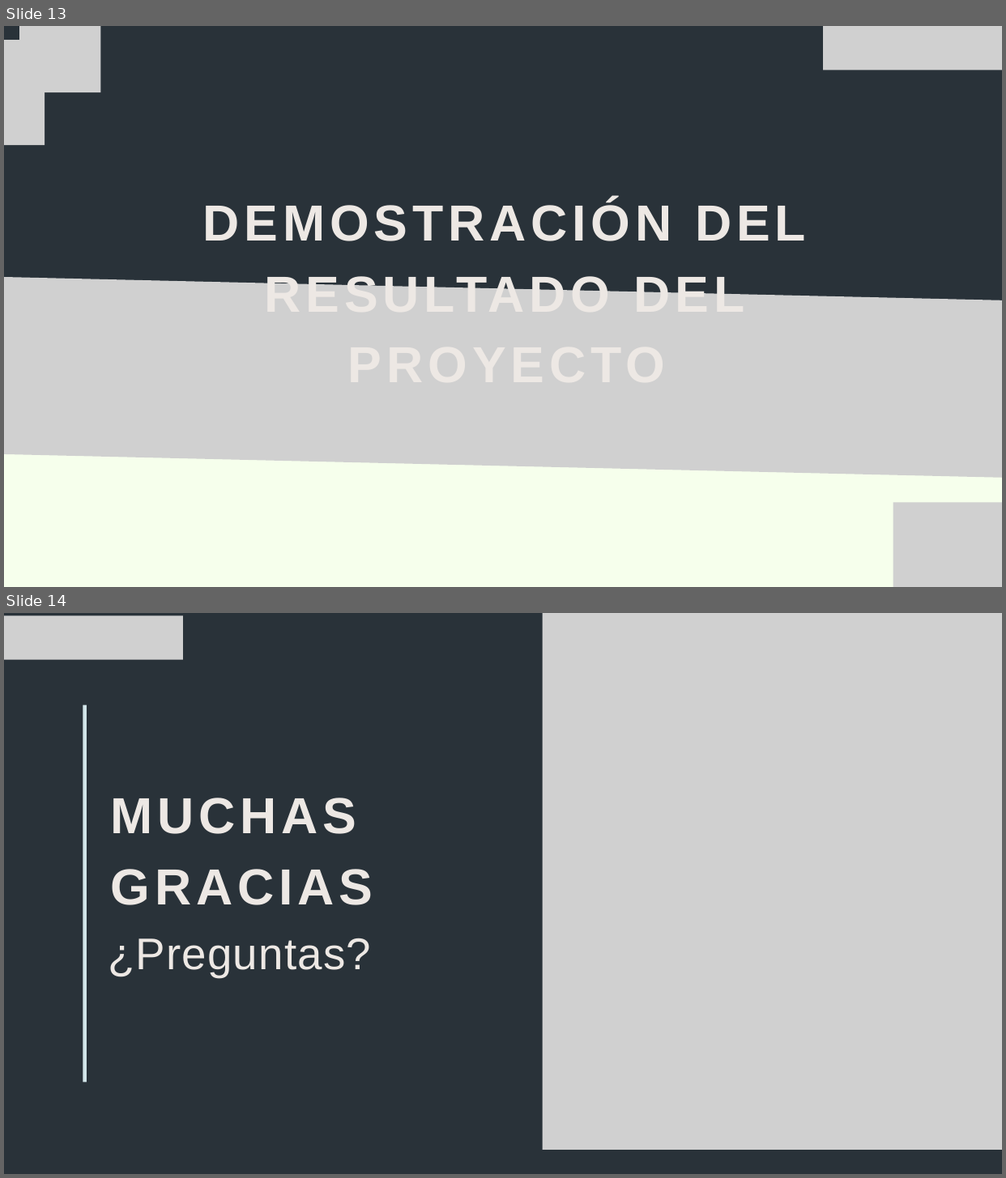
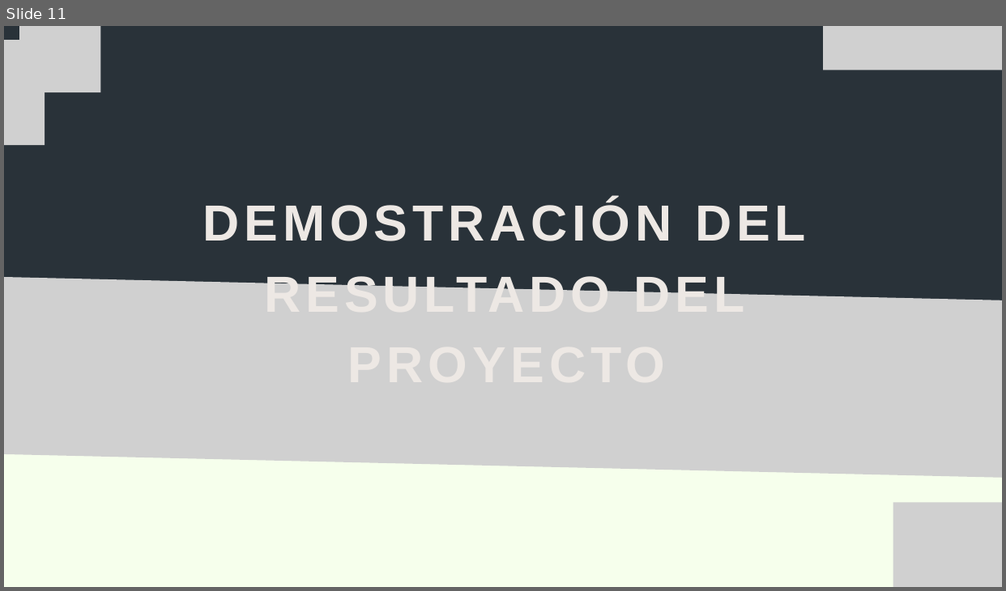
Before and after one commit to Benjamin-Espina/Capstone-2025, a slide deck: Fase 2/Evidencias Proyecto/ServiHos Presentación.pptx. Shown one above the other, each under a label of ours: slides 13 and 14 before the commit, slide 11 after it. The pictures are 1006x1178 and 1006x591 pixels, drawn with LibreOffice and Linux fonts; fonts in the diff are those of the drawing; grey boxes stand for pictures. Boxes give left, top, right and bottom in pixels: in the first picture for what was removed or moved away, otherwise in the second. Text is boxed around its words. In the diff, an @@ line names an element or a change of style, - is before the commit and + after.

```diff
--- a/Fase 2/Evidencias Proyecto/ServiHos Presentación.pptx
+++ b/Fase 2/Evidencias Proyecto/ServiHos Presentación.pptx
@@ slide 14 removed at (x1=4, y1=613, x2=1002, y2=1174), background #293239 @@
@@ picture removed at (x1=4, y1=615, x2=183, y2=659) @@
@@ picture removed at (x1=543, y1=613, x2=1002, y2=1150) @@
@@ line removed from (85, 1083) to (85, 705) @@
@@ text removed at (x1=111, y1=798, x2=373, y2=905) @@
-MUCHAS GRACIAS
@@ text removed at (x1=108, y1=938, x2=371, y2=977) @@
-¿Preguntas?
@@ what was slide 13 is now slide 11 @@
```
Also in this commit, not shown: 2 slides changed, 2 slides added, 2 other slides removed.
